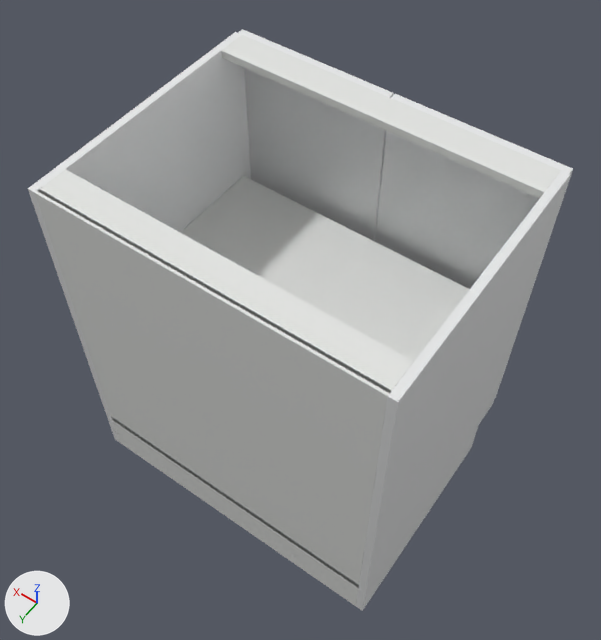
An edit to the glTF model storefront/public/cabinet-inventory/models/bvc-2288.glb, drawn before and after from the same camera.
Camera for both pictures: a 50 mm lens placed at (-0.26, 0.605, 1.89), pointed at (0.395, -0.312, 0.449). Lighting does not change. The marker at lower left points along +X, +Y and +Z. The older version comes first. Where no turn or scale is listed for an object, it has been applied to the vertices.

In view in the first picture: 'Adjustable shelf', 'Cabinet back', 'Cabinet side', 'Cabinet side.001', 'Door', 'Door.001', 'Recessed side plinth', 'Top support rail', 'Top support rail.001' and 2 more.
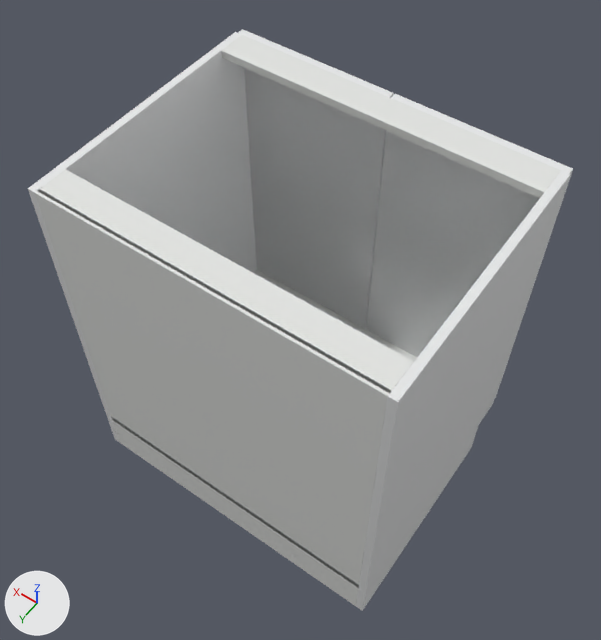
Location of each change, [x1, y1, x2, y2] in pixels of the pictures (601 x 640 px):
'Adjustable shelf', deleted: before [181, 176, 470, 361]

The change, as a diff of the scene's bpy script:
```diff
--- a/storefront/public/cabinet-inventory/models/bvc-2288.glb.py
+++ b/storefront/public/cabinet-inventory/models/bvc-2288.glb.py
@@ ob_adjustable_shelf @@
-ob_adjustable_shelf = bpy.data.objects.new('Adjustable shelf', me_cube_009)
-ob_adjustable_shelf.location = (0.381, -0.285, 0.495)
```
